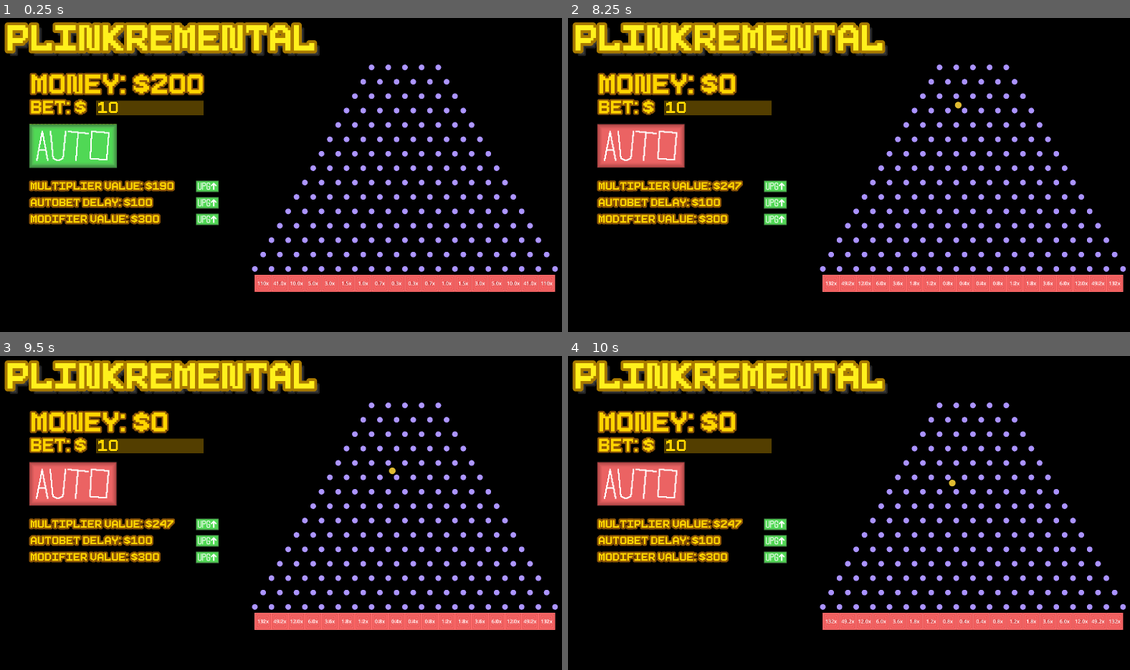
Above: before the commit, frames 1-4 (two rows, left to right).
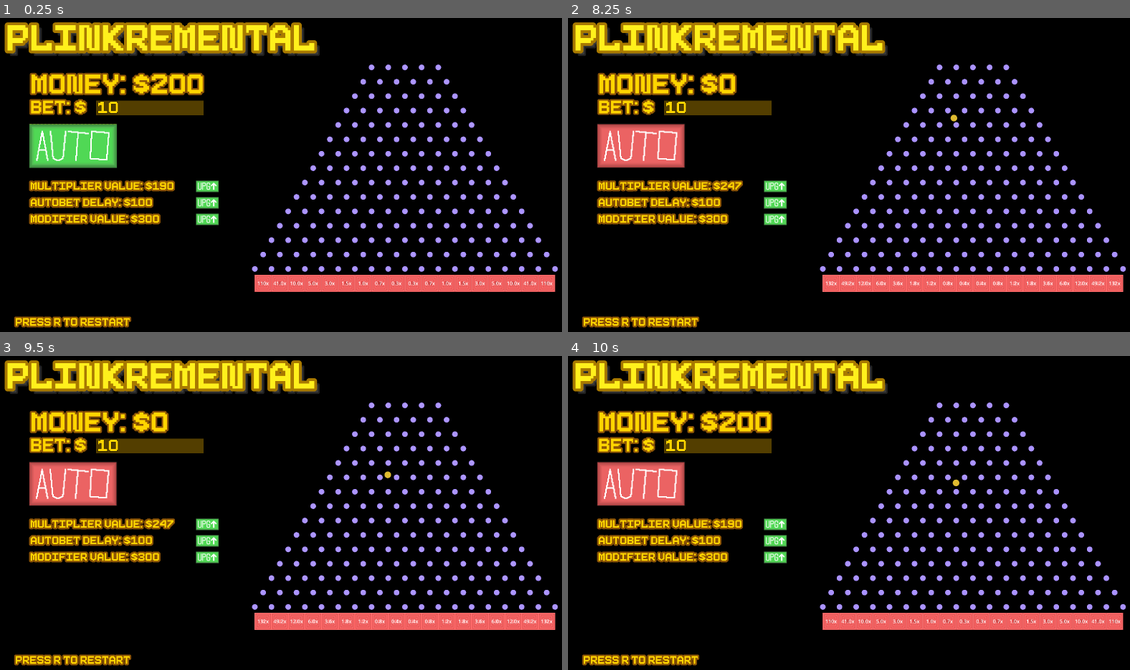
Above: after the commit, the same moments.

Repository: Th3Catalyst/Plinkremental
Game: Godot game, scene res://main.tscn
Same seed, same stepped clock (60 frames per second), same inputs: the game is played once before the commit and once after it.
Inputs (mouse positions are in pixels of both pictures, inside the frame that each line leads up to):
- Up to frame 1 (0.25 s): no input
- Up to frame 2 (8.25 s): click (641, 146) at 0.5 s; click (775, 187) at 1.27 s; click (775, 203) at 2.02 s; click (775, 218) at 2.77 s; click (641, 146) at 3.5 s; click (775, 187) at 4.27 s; click (775, 203) at 5.02 s; click (775, 218) at 5.77 s; click (641, 146) at 6.5 s; click (775, 187) at 7.27 s; click (775, 203) at 8.02 s
- Up to frame 3 (9.5 s): click (207, 556) at 8.77 s
- Up to frame 4 (10 s): tap R at 9.5 s; hold R from 9.53 s (still down)

The runs differ from the first frame. In frame 1, 0.7% of the frame differs, in the area x 2-24%, y 94-99%; in frame 2, 0.8%; in frame 3, 0.8%; in frame 4, 1.4%, in the area x 2-98%, y 17-99%.

Commit message:
window resizing | reset functionality

Diff:
--- a/main.tscn
+++ b/main.tscn
@@ -4,6 +4,7 @@
 [ext_resource type="FontFile" uid="uid://xr7a3wt2pgur" path="res://res/8bitFONT.ttf" id="2_1bvp3"]
 [ext_resource type="Script" uid="uid://c6cfqli2h5rvh" path="res://scripts/createBoard.gd" id="2_h2yge"]
 [ext_resource type="Script" uid="uid://bp0iqk7y30uew" path="res://scripts/dropBall.gd" id="3_h2yge"]
+[ext_resource type="LabelSettings" uid="uid://bg62elencgedh" path="res://res/mainTextStyle.tres" id="4_7mycd"]
 [ext_resource type="PackedScene" uid="uid://00ren4c2ypxj" path="res://scenes/autobet.tscn" id="5_lquwl"]
 
 [sub_resource type="LabelSettings" id="LabelSettings_ig7tw"]
@@ -69,6 +70,14 @@
 text = "Bet: $"
 label_settings = SubResource("LabelSettings_0xm2m")
 
+[node name="BetText2" type="Label" parent="." unique_id=1272559592]
+offset_left = 142.0
+offset_top = 2371.0
+offset_right = 1284.0
+offset_bottom = 2486.0
+text = "PRESS R to restart"
+label_settings = ExtResource("4_7mycd")
+
 [node name="BetInput" type="LineEdit" parent="." unique_id=1475456753]
 offset_left = 786.0
 offset_top = 661.0
--- a/project.godot
+++ b/project.godot
@@ -22,7 +22,6 @@
 
 window/size/viewport_width=4500
 window/size/viewport_height=2500
-window/size/resizable=false
 window/stretch/mode="viewport"
 
 [physics]
--- a/scenes/ball.tscn
+++ b/scenes/ball.tscn
@@ -6,7 +6,7 @@
 
 [sub_resource type="PhysicsMaterial" id="PhysicsMaterial_7s4qf"]
 friction = 0.34
-bounce = 0.43
+bounce = 0.5
 
 [sub_resource type="CircleShape2D" id="CircleShape2D_7s4qf"]
 radius = 22.2
--- a/scripts/createBoard.gd
+++ b/scripts/createBoard.gd
@@ -38,6 +38,7 @@
 		upgrade_label.position = Vector2(259, label_y)
 		upgrade_label.label_settings = load("res://res/mainTextStyle.tres")
 		add_child(upgrade_label)
+		value["label"] = upgrade_label
 
 		var upgrade_button: Button = Button.new()
 
--- a/scripts/game.gd
+++ b/scripts/game.gd
@@ -15,19 +15,24 @@
 signal drop
 var money: float = 200.0:
 	set = set_money
+var initial_money: float = money
 var delay: int = 400 #frames
+var initial_delay: int = delay
 
 var ball_mods: Array[float] = [0.0, 0.5, 1.0, 2.0, 5.0, 8.0, 10.0, 15.0, 25.0, 50.0]
+var initial_ball_mods: Array[float] = ball_mods.duplicate()
 var mod_deviation: float = 1.0
+var initial_mod_deviation: float = mod_deviation
 var mult_vals: Array[float] = [110,41,10,5,3,1.5,1,0.7,0.3,0.3,0.7,1,1.5,3,5,10,41,110]
+var initial_mult_vals: Array[float] = mult_vals.duplicate()
 var bins: Array[Node2D] = []
 
 
-func upgrade_mults() -> void:
+func upgrade_mults(add_mult: float = 0.2) -> void:
 	for i in range(mult_vals.size()):
 		var val: float = mult_vals[i]
 		var bin: Node2D = bins[i]
-		val += val * 0.2
+		val += val * add_mult
 		mult_vals[i] = val
 
 		bin.set_meta("multiplier",val)
@@ -48,18 +53,43 @@
 var upgrades: Dictionary[String,Dictionary] = {
 	"Multiplier Value": {
 		"cost": 190,
-		"effect": upgrade_mults
+		"effect": upgrade_mults,
+		"label": null
 	},
 	"Autobet Delay": {
 		"cost": 100,
-		"effect": lower_cooldown
+		"effect": lower_cooldown,
+		"label": null
 	},
 	"Modifier Value": {
 		"cost": 300,
-		"effect": upgrade_mods
+		"effect": upgrade_mods,
+		"label": null
 	}
 }
+var initial_costs: Dictionary[String,int] = {
+	"Multiplier Value": 190,
+	"Autobet Delay": 100,
+	"Modifier Value": 300,
+}
+
 
 func set_money(new_money: float) -> void:
 	money = round(new_money*100)/100
 	label_change.emit(money)
+
+func _input(_event: InputEvent) -> void:
+	if Input.is_key_pressed(KEY_R):
+		money = initial_money
+		delay = initial_delay
+
+		ball_mods = initial_ball_mods.duplicate()
+		mod_deviation = initial_mod_deviation
+		mult_vals = initial_mult_vals.duplicate()
+		print(initial_mult_vals)
+		upgrade_mults(0)
+
+		for key in upgrades:
+			var value: Dictionary = upgrades[key]
+			value["cost"] = initial_costs[key]
+			value["label"].text = key + ": $" + str(value["cost"])
